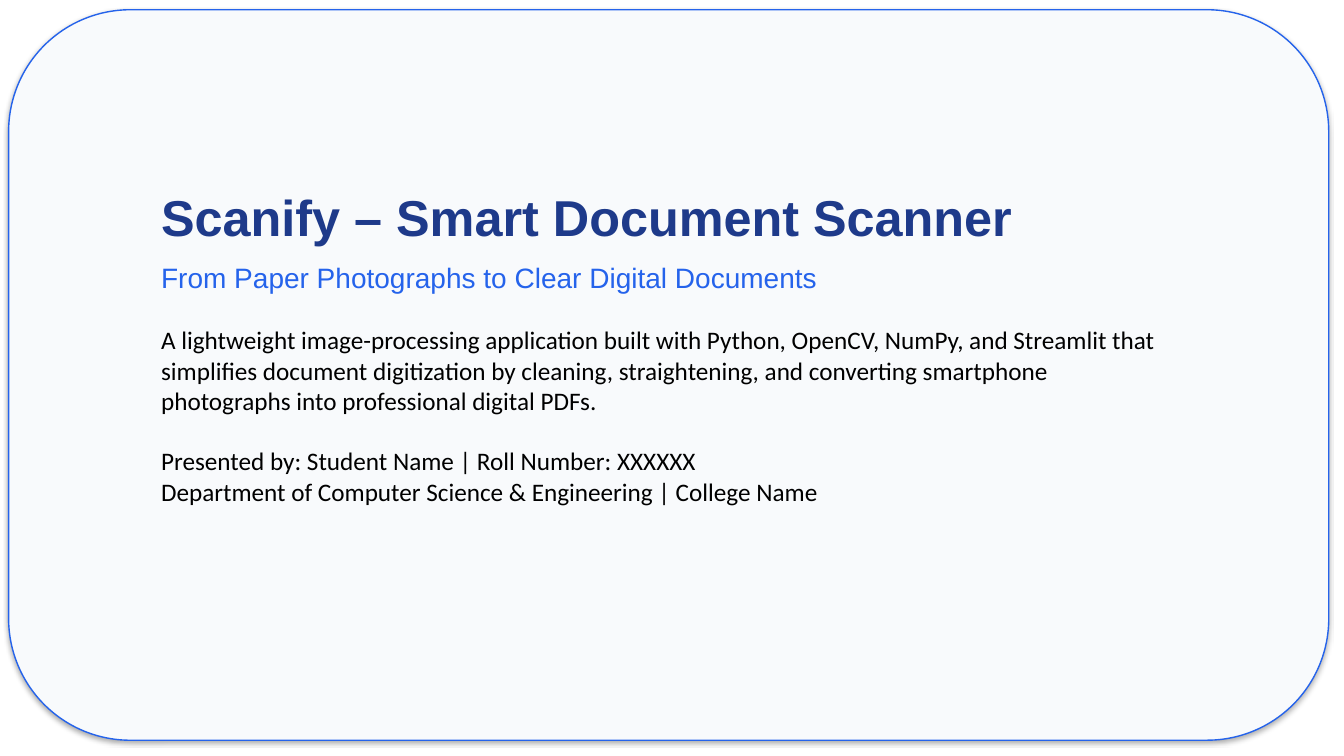
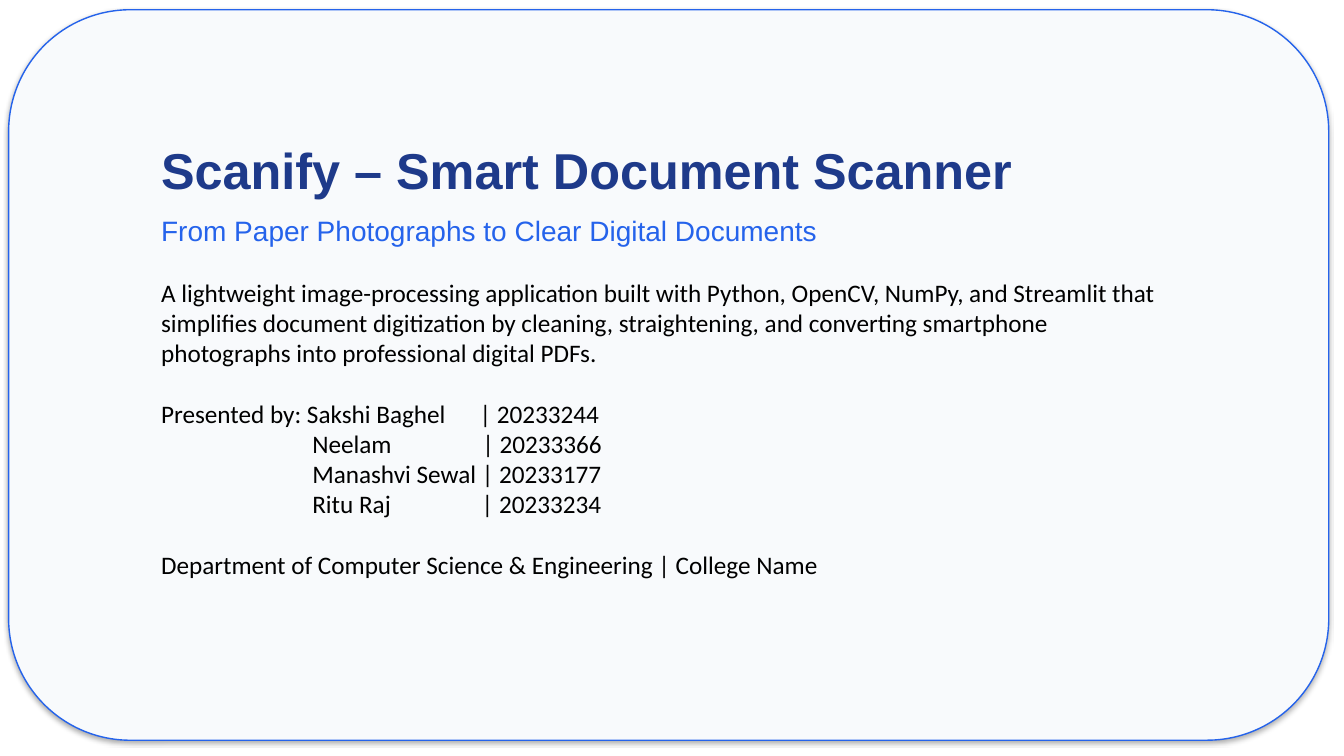
Before and after one commit to Neelam-3432/Section-C_Team_Number-15, a slide deck: slide 1 of Scanify_Presentation (1).pptx. Drawn at 1344x756 pixels with LibreOffice and Linux fonts; fonts in the diff are those of the drawing. Boxes give left, top, right and bottom in pixels: in the first picture for what was removed or moved away, otherwise in the second. Text is boxed around its words. In the diff, an @@ line names an element or a change of style, - is before the commit and + after.

Commit message:
Update presentation slides with user modifications

```diff
--- a/Scanify_Presentation (1).pptx
+++ b/Scanify_Presentation (1).pptx
@@ text "Scanify – Smart Document Scanner": place and size @@
-text "Scanify – Smart Document Scanner" at <box>161,199,1154,506</box>
+text "Scanify – Smart Document Scanner" at <box>161,152,1154,579</box>
@@ text at <box>161,405,817,579</box>: text changed @@
-Presented by: Student Name | Roll Number: XXXXXX
-Department of Computer Science & Engineering | College Name
+Presented by: Sakshi Baghel | 20233244
+Neelam | 20233366
+Manashvi Sewal | 20233177
+Ritu Raj | 20233234
+Department of Computer Science & Engineering | College Name
```
